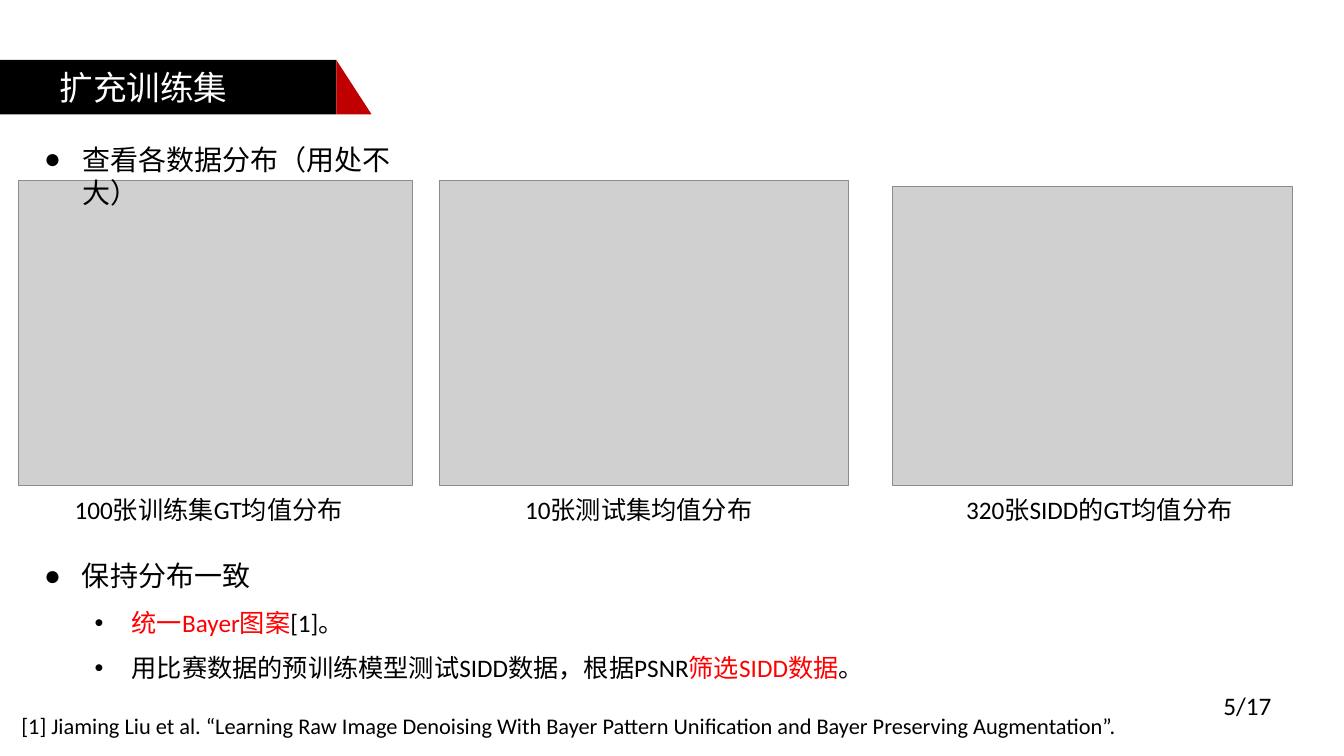
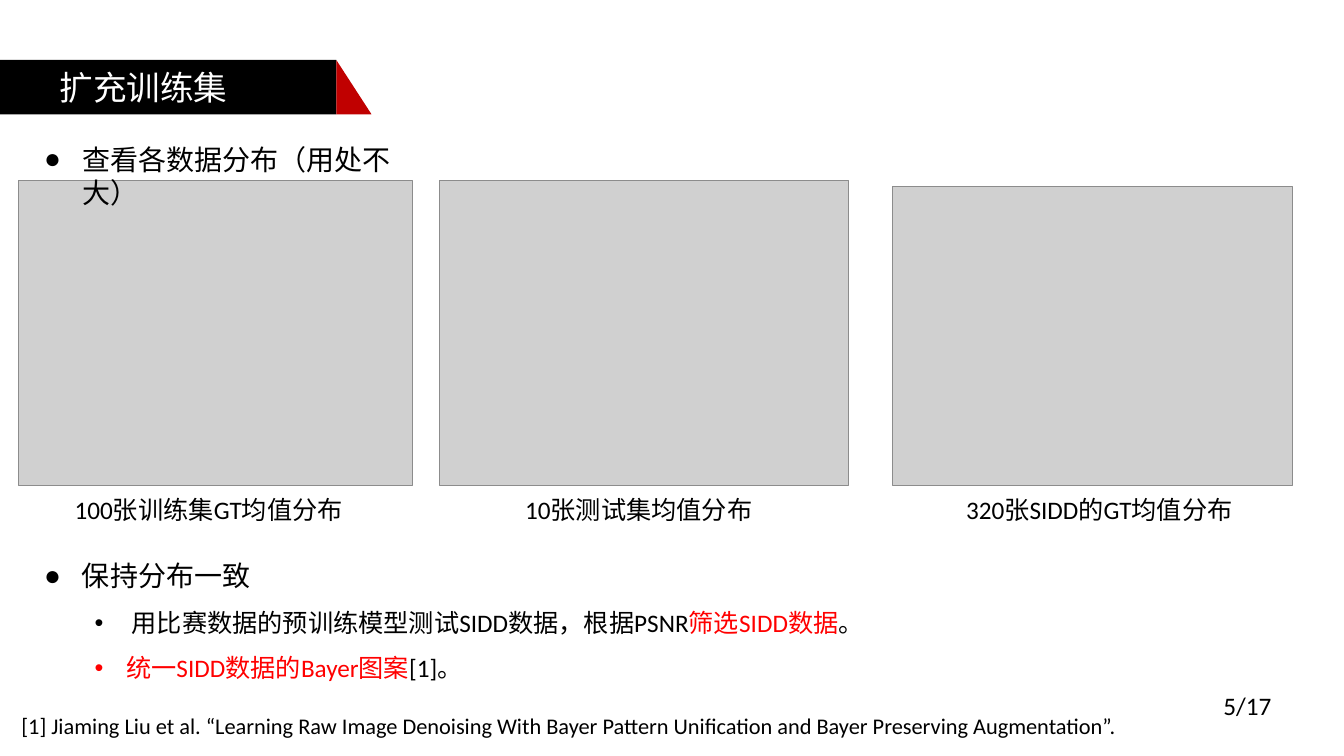
Before and after one commit to yanksx233/zte_raw_image_denoising, a slide deck: slide 5 of docs/初赛.pptx. Drawn at 1344x756 pixels with LibreOffice and Linux fonts; fonts in the diff are those of the drawing; grey boxes stand for pictures. Boxes give left, top, right and bottom in pixels: in the first picture for what was removed or moved away, otherwise in the second. Text is boxed around its words. In the diff, an @@ line names an element or a change of style, - is before the commit and + after.

```diff
--- a/docs/初赛.pptx
+++ b/docs/初赛.pptx
@@ text at (132,611,344,636): paragraph removed @@
-  • 统一Bayer图案[1]。
@@ text at (126,655,462,681): paragraph added @@
+  • 统一SIDD数据的Bayer图案[1]。
```
Also in this commit, not shown: 2 other slides changed.
